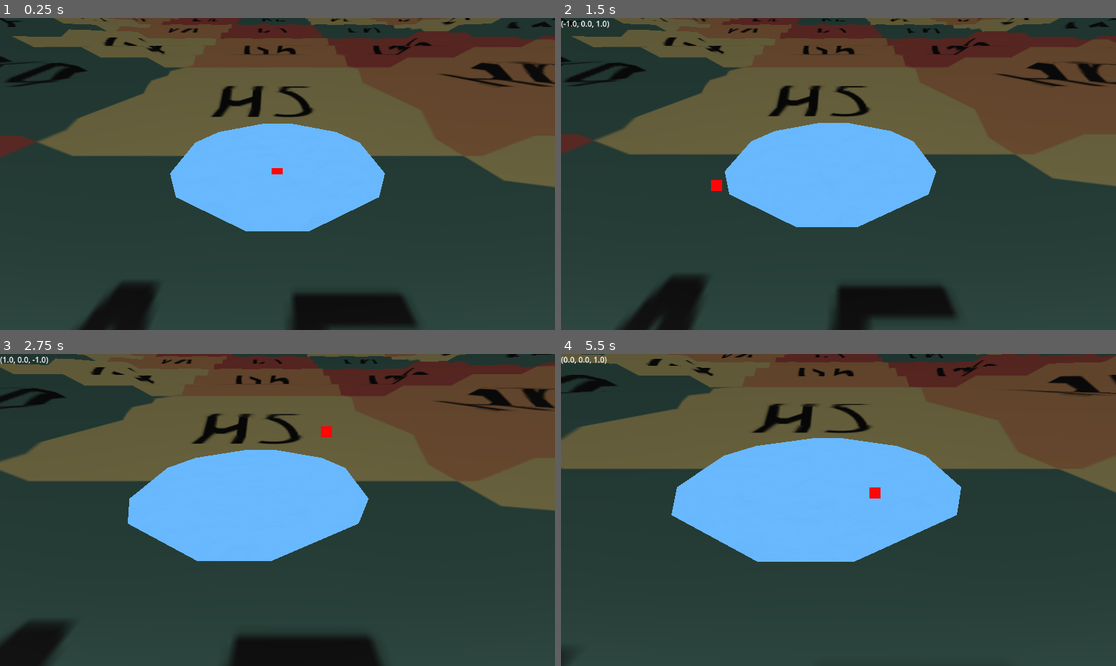
Above: before the commit, frames 1-4 (two rows, left to right).
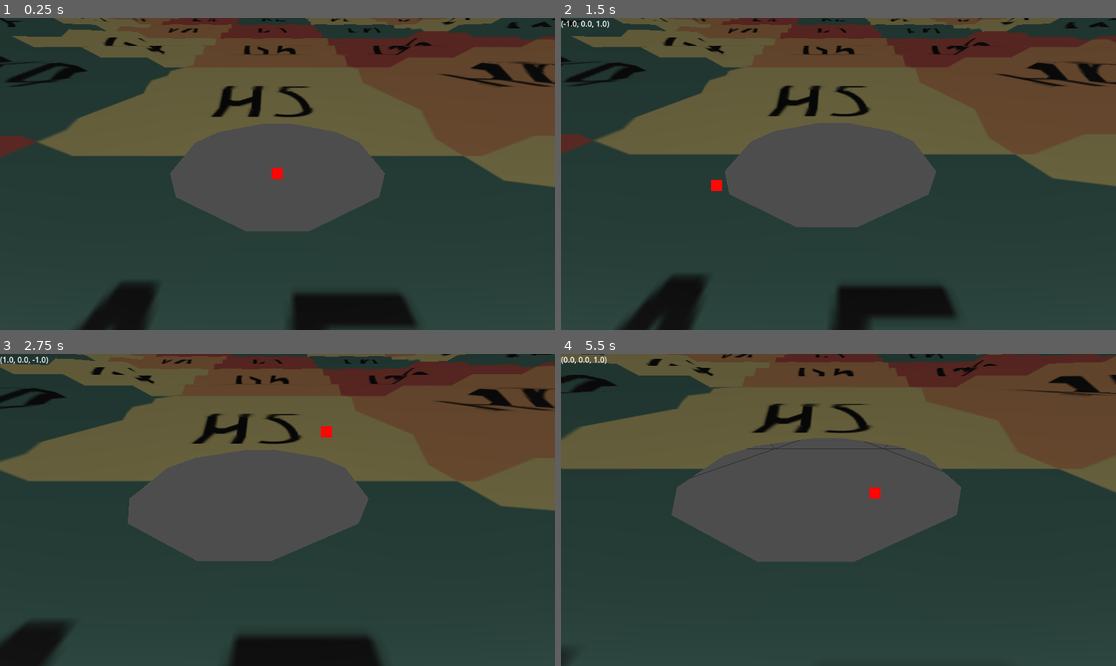
Above: after the commit, the same moments.

Repository: Deathlymad/basin_game
Game: Godot game, scene res://scenes/MainScene/MainScene.tscn
Same seed, same stepped clock (60 frames per second), same inputs: the game is played once before the commit and once after it.
Inputs (mouse positions are in pixels of both pictures, inside the frame that each line leads up to):
- Up to frame 1 (0.25 s): no input
- Up to frame 2 (1.5 s): tap Enter at 0.5 s; move the mouse to (960, 158) at 0.52 s; hold D (right) 0.53-1.28 s; hold Middle mouse button (Middle_Click) 0.53-1.28 s; click (960, 158) at 0.67 s; tap Space at 1.25 s; move the mouse to (727, 189) at 1.27 s; hold Down (backward) from 1.28 s (still down); right-click (727, 189) at 1.35 s; click (727, 189) at 1.42 s
- Up to frame 3 (2.75 s): move the mouse to (333, 441) at 2.02 s; release Down (backward) at 2.03 s; hold D (right) from 2.03 s (still down); hold Mouse wheel up (ZoomIn) from 2.03 s (still down); click (333, 441) at 2.17 s
- Up to frame 4 (5.5 s): move the mouse to (810, 572) at 2.77 s; release D (right) at 2.78 s; release Mouse wheel up (ZoomIn) at 2.78 s; hold Shift (SpeedUp) 2.78-3.53 s; tap Mouse wheel down (ZoomOut) at 2.85 s; click (810, 572) at 2.92 s; tap Enter at 3.5 s; move the mouse to (1005, 556) at 3.52 s; hold Middle mouse button (Middle_Click) 3.53-4.28 s; hold A (left) 3.53-5.03 s; click (1005, 556) at 3.67 s; tap F7 (debug, bound only after the commit) at 4.15 s; tap Space at 4.25 s; move the mouse to (672, 463) at 4.27 s; right-click (672, 463) at 4.35 s; click (672, 463) at 4.42 s; move the mouse to (866, 510) at 5.02 s; hold Down (backward) from 5.03 s (still down); hold Mouse wheel up (ZoomIn) from 5.03 s (still down); click (866, 510) at 5.17 s

The runs differ from the first frame. In frame 1, 10% of the frame differs, in the area x 30-70%, y 33-69%; in frame 2, 9.6%; in frame 3, 12%; in frame 4, 15%, in the area x 19-73%, y 26-67%.

Commit message:
added aqueducts

Diff:
--- a/project.godot
+++ b/project.godot
@@ -71,6 +71,11 @@
 "events": [Object(InputEventMouseButton,"resource_local_to_scene":false,"resource_name":"","device":-1,"window_id":0,"a …(256 unchanged characters)…
 ]
 }
+debug={
+"deadzone": 0.2,
+"events": [Object(InputEventKey,"resource_local_to_scene":false,"resource_name":"","device":0,"window_id":0,"alt_pressed":false,"shift_pressed":false,"ctrl_pressed":false,"meta_pressed":false,"pressed":false,"keycode":0,"physical_keycode":4194338,"key_label":0,"unicode":0,"location":0,"echo":false,"script":null)
+]
+}
 
 [rendering]
 
--- /dev/null
+++ b/scenes/Aqueduct/Aqueduct.tscn
@@ -0,0 +1,12 @@
+[gd_scene load_steps=3 format=3 uid="uid://dfp136kwoigw7"]
+
+[ext_resource type="Script" uid="uid://cmpjp7r3l54cv" path="res://scenes/Aqueduct/aqueduct.gd" id="1_wpl6m"]
+
+[sub_resource type="BoxMesh" id="BoxMesh_rlpuu"]
+
+[node name="Aqueduct" type="Node3D"]
+script = ExtResource("1_wpl6m")
+
+[node name="MeshInstance3D" type="MeshInstance3D" parent="."]
+transform = Transform3D(2.5, 0, 0, 0, 5, 0, 0, 0, 0.5, 1, 2.5, 0)
+mesh = SubResource("BoxMesh_rlpuu")
--- /dev/null
+++ b/scenes/Aqueduct/aqueduct.gd
@@ -0,0 +1,6 @@
+extends Node3D
+
+
+
+func make_real():
+	pass
--- a/scenes/HexGridScene/hex_grid_scene.gd
+++ b/scenes/HexGridScene/hex_grid_scene.gd
@@ -1,7 +1,7 @@
 extends Node3D
 
 var hexagons : Array[Hexagon]
-@export var size : int
+var size : int
 @export var direction : HexHelper.HexDirection
 
 var uv_ratio : Vector2
@@ -31,13 +31,12 @@
 	var start_pos = HexHelper.HexCoordinate.new(0, 0, 0)
 	var next_dir = HexHelper.get_next_hex_direction(direction)
 	start_pos = start_pos.step_in_dir(direction)
-	var root = start_pos.duplicate()
 
 	var last_major_hex = null
 	for i in range(size):
 		var hex = Hexagon.new()
-		hex.hex_position = start_pos.duplicate()
-		hex.height = hex.hex_position.distance_to(HexHelper.HexCoordinate.new(0,0,0))
+		hex.set_hex_position(start_pos.duplicate())
+		hex.height = hex.get_hex_position().distance_to(HexHelper.HexCoordinate.new(0,0,0))
 		if(last_major_hex != null):
 			hex.add_neighbor(last_major_hex)
 			hex.add_neighbor(hexagons[len(hexagons) - (size - i - 1) - 1])
@@ -49,8 +48,8 @@
 		var last_minor_hex = hex
 		for j in range(size - i - 1):
 			hex = Hexagon.new()
-			hex.hex_position = step_pos.duplicate()
-			hex.height = hex.hex_position.distance_to(HexHelper.HexCoordinate.new(0,0,0))
+			hex.set_hex_position(step_pos.duplicate())
+			hex.height = hex.get_hex_position().distance_to(HexHelper.HexCoordinate.new(0,0,0))
 			hex.add_neighbor(last_minor_hex)
 			if (size - (i - 1)) <= len(hexagons):
 				hex.add_neighbor(hexagons[len(hexagons) - (size - (i - 1))])
@@ -61,9 +60,42 @@
 
 	generate_mesh()
 
+func contains(coord : HexHelper.HexCoordinate) -> bool:
+	#TODO this can be solved in constant time with coordinate calculation of chunk extremes
+	for h in hexagons:
+		if coord.matches(h.get_hex_position()):
+			return true
+	return false
+func get_hexagon(coord : HexHelper.HexCoordinate) -> Hexagon:
+	for h in hexagons:
+		if coord.matches(h.get_hex_position()):
+			return h
+	return null
+
+func build_chunk_neighborhood():
+	var origin = HexHelper.HexCoordinate.new(0, 0, 0)
+	var start_pos = HexHelper.HexCoordinate.new(0, 0, 0)
+	start_pos = start_pos.step_in_dir(HexHelper.get_prev_hex_direction(direction))
+
+	var uv_offset = Vector2(global_position.x, global_position.z)
+
+	var pos = start_pos.duplicate()
+	var off = 0
+	var last_off = -1
+	for j in range(size):
+		var h = get_parent().get_hexagon_from_hex_coord(pos)
+		if last_off > -1:
+			hexagons[last_off].add_neighbor(h)
+		hexagons[off].add_neighbor(h)
+		last_off = off
+		off += size - j
+		pos.step_in_dir(direction)
+
+#Rendering Code
+
 func add_hexagons_to_geometry(arrays):
 	for hex in hexagons:
-		var res = hex._update_mesh(uv_ratio, Vector2(global_position.x, global_position.z), hex.hex_position.to_carthesian(), arrays[Mesh.ARRAY_VERTEX].size())
+		var res = hex._update_mesh(uv_ratio, Vector2(global_position.x, global_position.z), hex.get_hex_position().to_carthesian(), arrays[Mesh.ARRAY_VERTEX].size())
 		arrays[Mesh.ARRAY_VERTEX].append_array(res[0])
 		arrays[Mesh.ARRAY_INDEX].append_array(res[1])
 		arrays[Mesh.ARRAY_TEX_UV].append_array(res[2])
@@ -119,13 +151,11 @@
 
 #THIS IS A FUCKING UGLY PIECE OF CODE BUT AT THIS POINT I CAN'T DEAL WITH DIRECTIONS ANYMORE
 #ALSO APPARENTLY NORTH IS DIRECTED TO CAMERA??? IDEK ANYMORE
-func to_xz(v : Vector3) -> Vector2:
-	return Vector2(v.x, v.z)
-func generate_chunk_border_in_dir(arrays, direction:HexHelper.HexDirection):
+func generate_chunk_border_in_dir(arrays, d:HexHelper.HexDirection):
 	var origin = HexHelper.HexCoordinate.new(0, 0, 0)
 	var start_pos = HexHelper.HexCoordinate.new(0, 0, 0)
-	start_pos = start_pos.step_in_dir(direction)
-	var dir = HexHelper.get_next_hex_direction(direction)
+	start_pos = start_pos.step_in_dir(d)
+	var dir = HexHelper.get_next_hex_direction(d)
 
 	var uv_offset = Vector2(global_position.x, global_position.z)
 
@@ -171,10 +201,10 @@
 			if j > 0:
 				arrays[Mesh.ARRAY_VERTEX].append(pos.to_carthesian() +  Vector3( -HexHelper.INNER_RADIUS * HexHelper.SOLID_RADIUS, pos.distance_to(origin), -0.5 * HexHelper.OUTER_RADIUS * HexHelper.SOLID_RADIUS))
 
-			arrays[Mesh.ARRAY_TEX_UV].append((to_xz(pos.to_carthesian() + Vector3( 0, 0,-HexHelper.OUTER_RADIUS * HexHelper.SOLID_RADIUS)) + uv_offset) / uv_ratio + (uv_ratio/2))
-			arrays[Mesh.ARRAY_TEX_UV].append((to_xz(pos.to_carthesian() + Vector3( HexHelper.INNER_RADIUS * HexHelper.SOLID_RADIUS, 0,-0.5 * HexHelper.OUTER_RADIUS * HexHelper.SOLID_RADIUS)) + uv_offset) / uv_ratio + (uv_ratio/2))
-			if j > 0:
-				arrays[Mesh.ARRAY_TEX_UV].append((to_xz(pos.to_carthesian() + Vector3( -HexHelper.INNER_RADIUS * HexHelper.SOLID_RADIUS, 0,-0.5 * HexHelper.OUTER_RADIUS * HexHelper.SOLID_RADIUS)) + uv_offset) / uv_ratio + (uv_ratio/2))
+			arrays[Mesh.ARRAY_TEX_UV].append((HexHelper.to_xz(pos.to_carthesian() + Vector3( 0, 0,-HexHelper.OUTER_RADIUS * HexHelper.SOLID_RADIUS)) + uv_offset) / uv_ratio + (uv_ratio/2))
+			arrays[Mesh.ARRAY_TEX_UV].append((HexHelper.to_xz(pos.to_carthesian() + Vector3( HexHelper.INNER_RADIUS * HexHelper.SOLID_RADIUS, 0,-0.5 * HexHelper.OUTER_RADIUS * HexHelper.SOLID_RADIUS)) + uv_offset) / uv_ratio + (uv_ratio/2))
+			if j > 0:
+				arrays[Mesh.ARRAY_TEX_UV].append((HexHelper.to_xz(pos.to_carthesian() + Vector3( -HexHelper.INNER_RADIUS * HexHelper.SOLID_RADIUS, 0,-0.5 * HexHelper.OUTER_RADIUS * HexHelper.SOLID_RADIUS)) + uv_offset) / uv_ratio + (uv_ratio/2))
 
 		elif dir == HexHelper.HexDirection.SE:
 			arrays[Mesh.ARRAY_INDEX].append(6 + off * 7)
@@ -214,10 +244,10 @@
 			if j > 0:
 				arrays[Mesh.ARRAY_VERTEX].append(pos.to_carthesian() +  Vector3(-HexHelper.INNER_RADIUS * HexHelper.SOLID_RADIUS,pos.distance_to(origin),  0.5 * HexHelper.OUTER_RADIUS * HexHelper.SOLID_RADIUS))
 
-			arrays[Mesh.ARRAY_TEX_UV].append((to_xz(pos.to_carthesian() + Vector3( -HexHelper.INNER_RADIUS * HexHelper.SOLID_RADIUS, 0,-0.5 * HexHelper.OUTER_RADIUS * HexHelper.SOLID_RADIUS)) + uv_offset) / uv_ratio + (uv_ratio/2))
-			arrays[Mesh.ARRAY_TEX_UV].append((to_xz(pos.to_carthesian() + Vector3( 0, 0,-HexHelper.OUTER_RADIUS * HexHelper.SOLID_RADIUS)) + uv_offset) / uv_ratio + (uv_ratio/2))
-			if j > 0:
-				arrays[Mesh.ARRAY_TEX_UV].append((to_xz(pos.to_carthesian() + Vector3( -HexHelper.INNER_RADIUS * HexHelper.SOLID_RADIUS, 0,0.5 * HexHelper.OUTER_RADIUS * HexHelper.SOLID_RADIUS)) + uv_offset) / uv_ratio + (uv_ratio/2))
+			arrays[Mesh.ARRAY_TEX_UV].append((HexHelper.to_xz(pos.to_carthesian() + Vector3( -HexHelper.INNER_RADIUS * HexHelper.SOLID_RADIUS, 0,-0.5 * HexHelper.OUTER_RADIUS * HexHelper.SOLID_RADIUS)) + uv_offset) / uv_ratio + (uv_ratio/2))
+			arrays[Mesh.ARRAY_TEX_UV].append((HexHelper.to_xz(pos.to_carthesian() + Vector3( 0, 0,-HexHelper.OUTER_RADIUS * HexHelper.SOLID_RADIUS)) + uv_offset) / uv_ratio + (uv_ratio/2))
+			if j > 0:
+				arrays[Mesh.ARRAY_TEX_UV].append((HexHelper.to_xz(pos.to_carthesian() + Vector3( -HexHelper.INNER_RADIUS * HexHelper.SOLID_RADIUS, 0,0.5 * HexHelper.OUTER_RADIUS * HexHelper.SOLID_RADIUS)) + uv_offset) / uv_ratio + (uv_ratio/2))
 
 		elif dir == HexHelper.HexDirection.SW:
 			arrays[Mesh.ARRAY_INDEX].append(1 + off * 7)
@@ -257,10 +287,10 @@
 			if j > 0:
 				arrays[Mesh.ARRAY_VERTEX].append(pos.to_carthesian() +  Vector3(0, pos.distance_to(origin),        HexHelper.OUTER_RADIUS * HexHelper.SOLID_RADIUS))
 
-			arrays[Mesh.ARRAY_TEX_UV].append((to_xz(pos.to_carthesian() + Vector3( -HexHelper.INNER_RADIUS * HexHelper.SOLID_RADIUS, 0,0.5 * HexHelper.OUTER_RADIUS * HexHelper.SOLID_RADIUS)) + uv_offset) / uv_ratio + (uv_ratio/2))
-			arrays[Mesh.ARRAY_TEX_UV].append((to_xz(pos.to_carthesian() + Vector3( -HexHelper.INNER_RADIUS * HexHelper.SOLID_RADIUS, 0,-0.5 * HexHelper.OUTER_RADIUS * HexHelper.SOLID_RADIUS)) + uv_offset) / uv_ratio + (uv_ratio/2))
-			if j > 0:
-				arrays[Mesh.ARRAY_TEX_UV].append((to_xz(pos.to_carthesian() + Vector3( 0, 0,HexHelper.OUTER_RADIUS * HexHelper.SOLID_RADIUS)) + uv_offset) / uv_ratio + (uv_ratio/2))
+			arrays[Mesh.ARRAY_TEX_UV].append((HexHelper.to_xz(pos.to_carthesian() + Vector3( -HexHelper.INNER_RADIUS * HexHelper.SOLID_RADIUS, 0,0.5 * HexHelper.OUTER_RADIUS * HexHelper.SOLID_RADIUS)) + uv_offset) / uv_ratio + (uv_ratio/2))
+			arrays[Mesh.ARRAY_TEX_UV].append((HexHelper.to_xz(pos.to_carthesian() + Vector3( -HexHelper.INNER_RADIUS * HexHelper.SOLID_RADIUS, 0,-0.5 * HexHelper.OUTER_RADIUS * HexHelper.SOLID_RADIUS)) + uv_offset) / uv_ratio + (uv_ratio/2))
+			if j > 0:
+				arrays[Mesh.ARRAY_TEX_UV].append((HexHelper.to_xz(pos.to_carthesian() + Vector3( 0, 0,HexHelper.OUTER_RADIUS * HexHelper.SOLID_RADIUS)) + uv_offset) / uv_ratio + (uv_ratio/2))
 
 		elif dir == HexHelper.HexDirection.W:
 			arrays[Mesh.ARRAY_INDEX].append(2 + off * 7)
@@ -300,10 +330,10 @@
 			if j > 0:
 				arrays[Mesh.ARRAY_VERTEX].append(pos.to_carthesian() +  Vector3( HexHelper.INNER_RADIUS * HexHelper.SOLID_RADIUS, pos.distance_to(origin), 0.5 * HexHelper.OUTER_RADIUS * HexHelper.SOLID_RADIUS))
 
-			arrays[Mesh.ARRAY_TEX_UV].append((to_xz(pos.to_carthesian() + Vector3( 0, 0,HexHelper.OUTER_RADIUS * HexHelper.SOLID_RADIUS)) + uv_offset) / uv_ratio + (uv_ratio/2))
-			arrays[Mesh.ARRAY_TEX_UV].append((to_xz(pos.to_carthesian() + Vector3( -HexHelper.INNER_RADIUS * HexHelper.SOLID_RADIUS, 0,0.5 * HexHelper.OUTER_RADIUS * HexHelper.SOLID_RADIUS)) + uv_offset) / uv_ratio + (uv_ratio/2))
-			if j > 0:
-				arrays[Mesh.ARRAY_TEX_UV].append((to_xz(pos.to_carthesian() + Vector3( HexHelper.INNER_RADIUS * HexHelper.SOLID_RADIUS, 0,0.5 * HexHelper.OUTER_RADIUS * HexHelper.SOLID_RADIUS)) + uv_offset) / uv_ratio + (uv_ratio/2))
+			arrays[Mesh.ARRAY_TEX_UV].append((HexHelper.to_xz(pos.to_carthesian() + Vector3( 0, 0,HexHelper.OUTER_RADIUS * HexHelper.SOLID_RADIUS)) + uv_offset) / uv_ratio + (uv_ratio/2))
+			arrays[Mesh.ARRAY_TEX_UV].append((HexHelper.to_xz(pos.to_carthesian() + Vector3( -HexHelper.INNER_RADIUS * HexHelper.SOLID_RADIUS, 0,0.5 * HexHelper.OUTER_RADIUS * HexHelper.SOLID_RADIUS)) + uv_offset) / uv_ratio + (uv_ratio/2))
+			if j > 0:
+				arrays[Mesh.ARRAY_TEX_UV].append((HexHelper.to_xz(pos.to_carthesian() + Vector3( HexHelper.INNER_RADIUS * HexHelper.SOLID_RADIUS, 0,0.5 * HexHelper.OUTER_RADIUS * HexHelper.SOLID_RADIUS)) + uv_offset) / uv_ratio + (uv_ratio/2))
 
 		elif dir == HexHelper.HexDirection.NE:
 			arrays[Mesh.ARRAY_INDEX].append(4 + off * 7)
@@ -342,10 +372,10 @@
 			if j > 0:
 				arrays[Mesh.ARRAY_VERTEX].append(pos.to_carthesian() +  Vector3(0, pos.distance_to(origin), -HexHelper.OUTER_RADIUS * HexHelper.SOLID_RADIUS))
 
-			arrays[Mesh.ARRAY_TEX_UV].append((to_xz(pos.to_carthesian() + Vector3( HexHelper.INNER_RADIUS * HexHelper.SOLID_RADIUS, 0,-0.5 * HexHelper.OUTER_RADIUS * HexHelper.SOLID_RADIUS)) + uv_offset) / uv_ratio + (uv_ratio/2))
-			arrays[Mesh.ARRAY_TEX_UV].append((to_xz(pos.to_carthesian() + Vector3( HexHelper.INNER_RADIUS * HexHelper.SOLID_RADIUS, 0,0.5 * HexHelper.OUTER_RADIUS * HexHelper.SOLID_RADIUS)) + uv_offset) / uv_ratio + (uv_ratio/2))
-			if j > 0:
-				arrays[Mesh.ARRAY_TEX_UV].append((to_xz(pos.to_carthesian() + Vector3( 0, 0,-HexHelper.OUTER_RADIUS * HexHelper.SOLID_RADIUS)) + uv_offset) / uv_ratio + (uv_ratio/2))
+			arrays[Mesh.ARRAY_TEX_UV].append((HexHelper.to_xz(pos.to_carthesian() + Vector3( HexHelper.INNER_RADIUS * HexHelper.SOLID_RADIUS, 0,-0.5 * HexHelper.OUTER_RADIUS * HexHelper.SOLID_RADIUS)) + uv_offset) / uv_ratio + (uv_ratio/2))
+			arrays[Mesh.ARRAY_TEX_UV].append((HexHelper.to_xz(pos.to_carthesian() + Vector3( HexHelper.INNER_RADIUS * HexHelper.SOLID_RADIUS, 0,0.5 * HexHelper.OUTER_RADIUS * HexHelper.SOLID_RADIUS)) + uv_offset) / uv_ratio + (uv_ratio/2))
+			if j > 0:
+				arrays[Mesh.ARRAY_TEX_UV].append((HexHelper.to_xz(pos.to_carthesian() + Vector3( 0, 0,-HexHelper.OUTER_RADIUS * HexHelper.SOLID_RADIUS)) + uv_offset) / uv_ratio + (uv_ratio/2))
 
 		elif dir == HexHelper.HexDirection.NW:
 			arrays[Mesh.ARRAY_INDEX].append(3 + off * 7)
@@ -384,10 +414,10 @@
 			if j > 0:
 				arrays[Mesh.ARRAY_VERTEX].append(pos.to_carthesian() +  Vector3(HexHelper.INNER_RADIUS * HexHelper.SOLID_RADIUS, pos.distance_to(origin), -0.5 * HexHelper.OUTER_RADIUS * HexHelper.SOLID_RADIUS))
 
-			arrays[Mesh.ARRAY_TEX_UV].append((to_xz(pos.to_carthesian() + Vector3( HexHelper.INNER_RADIUS * HexHelper.SOLID_RADIUS, 0,0.5 * HexHelper.OUTER_RADIUS * HexHelper.SOLID_RADIUS)) + uv_offset) / uv_ratio + (uv_ratio/2))
-			arrays[Mesh.ARRAY_TEX_UV].append((to_xz(pos.to_carthesian() + Vector3( 0, 0,HexHelper.OUTER_RADIUS * HexHelper.SOLID_RADIUS)) + uv_offset) / uv_ratio + (uv_ratio/2))
-			if j > 0:
-				arrays[Mesh.ARRAY_TEX_UV].append((to_xz(pos.to_carthesian() + Vector3( HexHelper.INNER_RADIUS * HexHelper.SOLID_RADIUS, 0,-0.5 * HexHelper.OUTER_RADIUS * HexHelper.SOLID_RADIUS)) + uv_offset) / uv_ratio + (uv_ratio/2))
+			arrays[Mesh.ARRAY_TEX_UV].append((HexHelper.to_xz(pos.to_carthesian() + Vector3( HexHelper.INNER_RADIUS * HexHelper.SOLID_RADIUS, 0,0.5 * HexHelper.OUTER_RADIUS * HexHelper.SOLID_RADIUS)) + uv_offset) / uv_ratio + (uv_ratio/2))
+			arrays[Mesh.ARRAY_TEX_UV].append((HexHelper.to_xz(pos.to_carthesian() + Vector3( 0, 0,HexHelper.OUTER_RADIUS * HexHelper.SOLID_RADIUS)) + uv_offset) / uv_ratio + (uv_ratio/2))
+			if j > 0:
+				arrays[Mesh.ARRAY_TEX_UV].append((HexHelper.to_xz(pos.to_carthesian() + Vector3( HexHelper.INNER_RADIUS * HexHelper.SOLID_RADIUS, 0,-0.5 * HexHelper.OUTER_RADIUS * HexHelper.SOLID_RADIUS)) + uv_offset) / uv_ratio + (uv_ratio/2))
 
 		pos.step_in_dir(dir)
 
--- a/scenes/HexScene/hexagon.gd
+++ b/scenes/HexScene/hexagon.gd
@@ -3,8 +3,30 @@
 class_name Hexagon
 
 var height : float
-var hex_position : HexHelper.HexCoordinate
+var _hex_position : HexHelper.HexCoordinate
 var neighbors : Array[Hexagon]
+
+
+func _get_property_list():
+	return [
+		{
+			"name" : "Hex Coordinate",
+			"type" : TYPE_VECTOR3,
+			"usage":PROPERTY_USAGE_DEFAULT
+		}
+	]
+func _get(_prop):
+	return _hex_position.pos
+func _set(_prop, val):
+	if _hex_position:
+		_hex_position.pos = val
+		return true
+	return false
+
+func get_hex_position():
+	return _hex_position
+func set_hex_position(p):
+	_hex_position = p
 
 func add_neighbor(hex : Hexagon, propagate:bool = true):
 	if not hex in neighbors:
@@ -18,7 +40,7 @@
 		neighbors.erase(hex)
 func get_neighbor_in_dir(dir : HexHelper.HexDirection):
 	for hex in neighbors:
-		if hex_position.duplicate().minus(hex.hex_position).get_direction() == dir:
+		if _hex_position.duplicate().minus(hex._hex_position).get_direction() == dir:
 			return hex
 
 func _update_mesh(uv_ratio : Vector2, uv_offset : Vector2, coord_offset : Vector3 = Vector3.ZERO, idx_offset : int = 0):
--- a/scenes/MainScene/MainScene.tscn
+++ b/scenes/MainScene/MainScene.tscn
@@ -1,9 +1,11 @@
-[gd_scene load_steps=15 format=3 uid="uid://dxwhq4pw7hlfh"]
+[gd_scene load_steps=18 format=3 uid="uid://dxwhq4pw7hlfh"]
 
 [ext_resource type="Script" uid="uid://ty5oyx2coyh2" path="res://scenes/MainScene/debug_mouse.gd" id="1_1ka3p"]
+[ext_resource type="Script" uid="uid://b4l4d2ni65i6r" path="res://scenes/MainScene/basin.gd" id="2_spuhd"]
 [ext_resource type="Script" path="res://scenes/MainScene/Camera.gd" id="3_fupjk"]
 [ext_resource type="PackedScene" uid="uid://bohqdnkljiicp" path="res://scenes/HexGridScene/HexGridScene.tscn" id="3_y65c2"]
 [ext_resource type="Shader" uid="uid://ci8ko54eis2pm" path="res://scenes/MainScene/water_shader.gdshader" id="4_y65c2"]
+[ext_resource type="Script" uid="uid://b5hdn0rcxxxon" path="res://scenes/MainScene/aqueduct_handler.gd" id="5_3cvap"]
 
 [sub_resource type="StandardMaterial3D" id="StandardMaterial3D_1ka3p"]
 albedo_color = Color(1, 0, 0, 1)
@@ -14,6 +16,8 @@
 
 [sub_resource type="PointMesh" id="PointMesh_1ka3p"]
 material = SubResource("StandardMaterial3D_1ka3p")
+
+[sub_resource type="ArrayMesh" id="ArrayMesh_spuhd"]
 
 [sub_resource type="PlaneMesh" id="PlaneMesh_3cvap"]
 
@@ -60,30 +64,29 @@
 [node name="DebugDot" type="MeshInstance3D" parent="."]
 mesh = SubResource("PointMesh_1ka3p")
 
-[node name="Node3D2" type="Node3D" parent="."]
-
-[node name="NorthEastChunk" parent="Node3D2" instance=ExtResource("3_y65c2")]
+[node name="Basin" type="Node3D" parent="."]
+script = ExtResource("2_spuhd")
 size = 12
 
-[node name="EastChunk" parent="Node3D2" instance=ExtResource("3_y65c2")]
-size = 12
+[node name="NorthEastChunk" parent="Basin" instance=ExtResource("3_y65c2")]
+
+[node name="EastChunk" parent="Basin" instance=ExtResource("3_y65c2")]
 direction = 1
 
-[node name="SouthEastChunk" parent="Node3D2" instance=ExtResource("3_y65c2")]
-size = 12
+[node name="SouthEastChunk" parent="Basin" instance=ExtResource("3_y65c2")]
 direction = 2
 
-[node name="SouthWestCHunk" parent="Node3D2" instance=ExtResource("3_y65c2")]
-size = 12
+[node name="SouthWestCHunk" parent="Basin" instance=ExtResource("3_y65c2")]
 direction = 3
 
-[node name="WestChunk" parent="Node3D2" instance=ExtResource("3_y65c2")]
-size = 12
+[node name="WestChunk" parent="Basin" instance=ExtResource("3_y65c2")]
 direction = 4
 
-[node name="NoethWestChunk" parent="Node3D2" instance=ExtResource("3_y65c2")]
-size = 12
+[node name="NorthWestChunk" parent="Basin" instance=ExtResource("3_y65c2")]
 direction = 5
+
+[node name="MeshInstance3D" type="MeshInstance3D" parent="Basin"]
+mesh = SubResource("ArrayMesh_spuhd")
 
 [node name="Node3D" type="Node3D" parent="."]
 script = ExtResource("3_fupjk")
@@ -102,6 +105,7 @@
 
 [node name="MeshInstance3D" type="MeshInstance3D" parent="."]
 transform = Transform3D(10, 0, 0, 0, 10, 0, 0, 0, 10, 0, 0, 0)
+visible = false
 mesh = SubResource("PlaneMesh_3cvap")
 surface_material_override/0 = SubResource("ShaderMaterial_73lv8")
 
@@ -112,3 +116,6 @@
 transform = Transform3D(1, 0, 0, 0, 1, 0, 0, 0, 1, -233.886, 83.1432, 0)
 light_color = Color(1, 0.847059, 0.639216, 1)
 sky_mode = 2
+
+[node name="AqueductContainer" type="Node3D" parent="."]
+script = ExtResource("5_3cvap")
--- /dev/null
+++ b/scenes/MainScene/aqueduct_handler.gd
@@ -0,0 +1,72 @@
+extends Node3D
+
+var start_pos : HexHelper.HexCoordinate = null
+var aqueduct_scene = preload("res://scenes/Aqueduct/Aqueduct.tscn")
+var temp_aqueducts = []
+
+var last_hex = null
+
+func hex_raycast(pos : Vector2):
+		var ray_start = $"../Node3D/Camera3D".project_ray_origin(pos)
+		var ray_end = ray_start + $"../Node3D/Camera3D".project_ray_normal(pos) * 1000
+		var world3d : World3D = get_world_3d()
+		var space_state = world3d.direct_space_state
+
+		if space_state == null:
+			return {}
+
+		var query = PhysicsRayQueryParameters3D.create(ray_start, ray_end)
+		query.collide_with_areas = true
+
+		return space_state.intersect_ray(query)
+
+func _unhandled_input(event: InputEvent) -> void:
+	if event is InputEventMouseButton:
+		if event.pressed == true and event.button_index == MOUSE_BUTTON_LEFT:
+			var res = hex_raycast(event.position)
+			if "position" in res:
+				start_pos = HexHelper.HexCoordinate.from_carthesian(res["position"])
+				start_pos.round_coord()
+		else:
+			var res = hex_raycast(event.position)
+			if "position" in res:
+				place()
+			start_pos = null
+	if event is InputEventMouseMotion and start_pos:
+		var res = hex_raycast(event.position)
+		if "position" in res:
+			var p = HexHelper.HexCoordinate.from_carthesian(res["position"])
+			p.round_coord()
+			if last_hex and p !=last_hex:
+				update_aqueduct_structure(p)
+				last_hex = p
+			elif not last_hex:
+				last_hex = p
+
+func update_aqueduct_structure(target : HexHelper.HexCoordinate):
+	for a in temp_aqueducts:
+		if a:
+			remove_child(a)
+			a.queue_free()
+	temp_aqueducts.clear()
+	var path = $"../Basin".compute_path(start_pos, target)
+	for i in range(1, len(path)):
+		var p = aqueduct_scene.instantiate()
+		p.position = path[i - 1].to_carthesian()
+		var dir = path[i - 1].minus(path[i]).get_direction()
+		if dir:
+			p.rotation_degrees.y = HexHelper.get_opposite_hex_direction(dir) * 60 - 120
+		temp_aqueducts.append(p)
+		add_child(p)
+		p = aqueduct_scene.instantiate()
+		p.position = path[i].to_carthesian()
+		if dir:
+			p.rotation_degrees.y = dir * 60 - 60
+		temp_aqueducts.append(p)
+		add_child(p)
+
+
+func place():
+	for t in temp_aqueducts:
+		t.make_real()
+	temp_aqueducts.clear()
--- /dev/null
+++ b/scenes/MainScene/basin.gd
@@ -0,0 +1,92 @@
+extends Node3D
+
+@export var size = 3
+
+var pathing : AStar2D
+
+func _enter_tree():
+	for c in get_children():
+		if not c is MeshInstance3D:
+			c.size = size
+
+func _ready():
+	for c in get_children():
+		if not c is MeshInstance3D:
+			c.build_chunk_neighborhood()
+	build_pathing()
+
+func get_id_from_hex_coord(coord):
+	return  coord.pos.x * 1024 + 128 * 1024 + coord.pos.z + 128
+func build_pathing():
+	pathing = AStar2D.new()
+	var m = null
+	for c in get_children():
+		if c is MeshInstance3D:
+			m = c
+			break
+
+	var lines = []
+
+	for c in get_children():
+		if not c is MeshInstance3D:
+			for h in c.hexagons:
+				for n in h.neighbors:
+					var id = get_id_from_hex_coord(h.get_hex_position())
+					if not pathing.has_point(id):
+						pathing.add_point(id, HexHelper.to_xz(h.get_hex_position().to_carthesian()))
+					var id1 = get_id_from_hex_coord(n.get_hex_position())
+					if not pathing.has_point(id1):
+						pathing.add_point(id1, HexHelper.to_xz(n.get_hex_position().to_carthesian()))
+					if not pathing.are_points_connected(id, id1):
+						pathing.connect_points(id, id1)
+
+func compute_path(start, end):
+	if not pathing.has_point(get_id_from_hex_coord(start)) or not pathing.has_point(get_id_from_hex_coord(end)):
+		return []
+	var pth = pathing.get_id_path(get_id_from_hex_coord(start), get_id_from_hex_coord(end))
+
+	var res = []
+	for p in pth:
+		res.append(HexHelper.HexCoordinate.new(p / 1024 - 128, 0, p % 1024 - 128))
+	return res
+
+func generate_neighborhood_graph():
+	var m = null
+	for c in get_children():
+		if c is MeshInstance3D:
+			m = c
+			break
+
+	var lines = []
+
+	for c in get_children():
+		if not c is MeshInstance3D:
+			for h in c.hexagons:
+				for n in h.neighbors:
+					lines.append(h.get_hex_position().to_carthesian())
+					lines.append(n.get_hex_position().to_carthesian())
+
+	m.mesh.clear_surfaces()
+
+	var arrays = []
+	arrays.resize(Mesh.ARRAY_MAX)
+	arrays[Mesh.ARRAY_VERTEX] = PackedVector3Array()
+	arrays[Mesh.ARRAY_VERTEX].append_array(lines)
+	m.mesh.add_surface_from_arrays(Mesh.PRIMITIVE_LINES, arrays)
+
+func _input(event: InputEvent) -> void:
+	if event is InputEventKey:
+		if event.is_action_released("debug"):
+			generate_neighborhood_graph()
+
+func get_chunk_by_direction(dir : HexHelper.HexDirection):
+	for c in get_children():
+		if c.direction == dir:
+			return c
+
+func get_hexagon_from_hex_coord(coord : HexHelper.HexCoordinate):
+	for c in get_children():
+		var tmp = c.contains(coord)
+		if tmp:
+			return c.get_hexagon(coord)
+	return null
--- a/scenes/MainScene/node_3d.gd
+++ /dev/null
@@ -1 +0,0 @@
-extends Node3D
--- a/scripts/hex_helper.gd
+++ b/scripts/hex_helper.gd
@@ -23,6 +23,8 @@
 static func get_opposite_hex_direction(dir : HexDirection):
 	return (dir + 4) % HexDirection.DIRECTION_MAX
 
+static func to_xz(v : Vector3) -> Vector2:
+	return Vector2(v.x, v.z)
 class HexCoordinate:
 	var pos : Vector3
 
@@ -95,6 +97,9 @@
 		pos.x = q
 		pos.z = r
 
+	func matches(other : HexCoordinate):
+		return pos == other.pos
+
 	static func from_carthesian(coord : Vector3) -> HexCoordinate:
 		var x = coord.x / HexHelper.OUTER_RADIUS
 		var z = coord.z / HexHelper.OUTER_RADIUS
Not shown, added: scenes/Aqueduct/aqueduct.gd.uid
Not shown, added: scenes/MainScene/aqueduct_handler.gd.uid
Not shown, added: scenes/MainScene/basin.gd.uid
Not shown, removed: scenes/MainScene/node_3d.gd.uid
